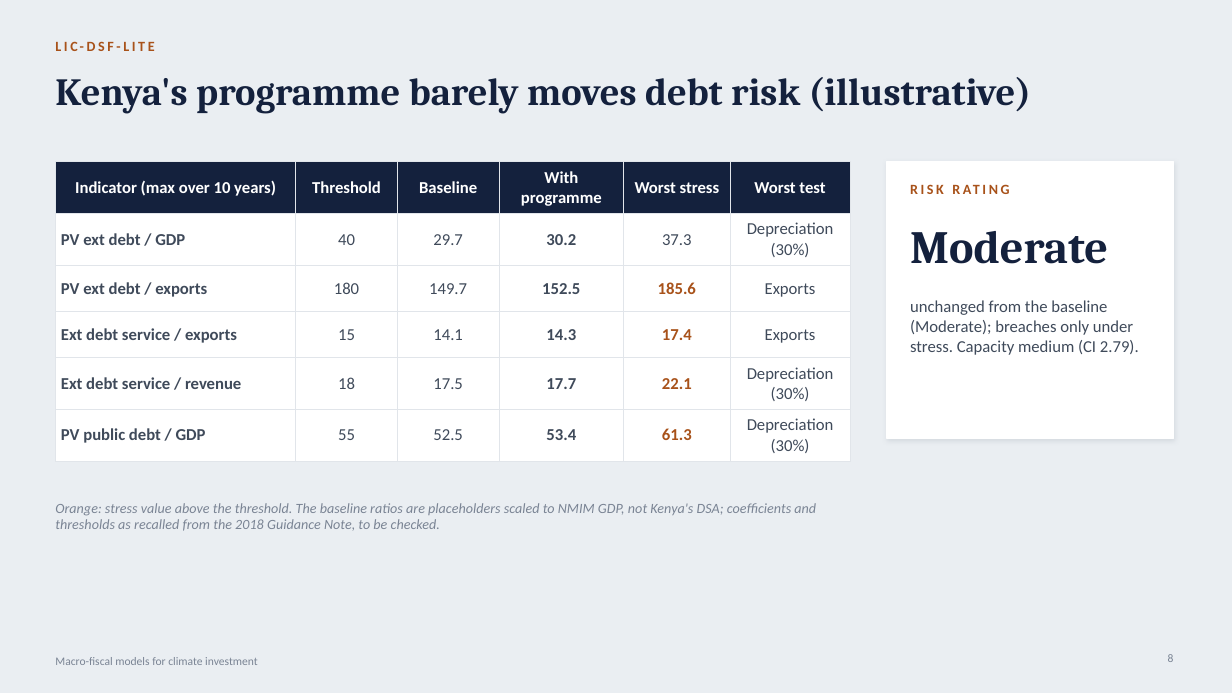
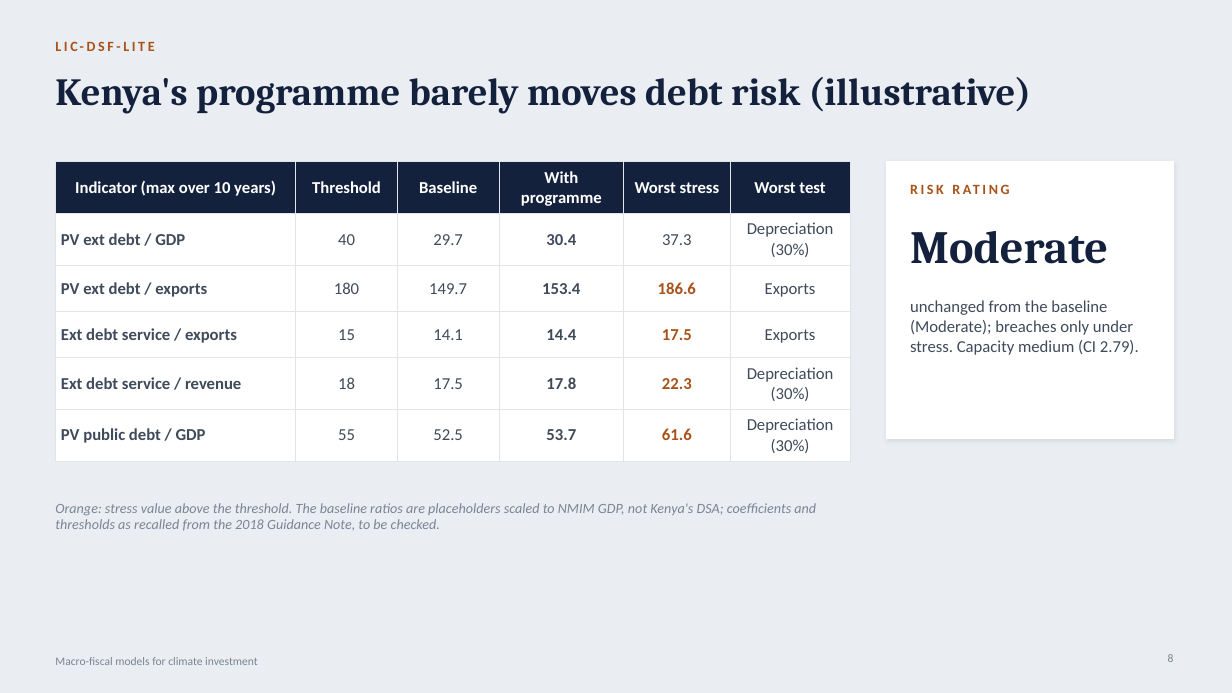
Before and after one commit to cpmodel/new-ai-tools, a slide deck: slide 8 of MacroFiscalModels/Docs/MacroFiscalModels_Pitch_v0_1.pptx. Drawn at 1232x693 pixels with LibreOffice and Linux fonts; fonts in the diff are those of the drawing. Boxes give left, top, right and bottom in pixels: in the first picture for what was removed or moved away, otherwise in the second. Text is boxed around its words. In the diff, an @@ line names an element or a change of style, - is before the commit and + after.

```diff
--- a/MacroFiscalModels/Docs/MacroFiscalModels_Pitch_v0_1.pptx
+++ b/MacroFiscalModels/Docs/MacroFiscalModels_Pitch_v0_1.pptx
@@ table at (55, 162, 850, 457) @@
-row 2, column 4: 30.2
+row 2, column 4: 30.4
-row 3, column 4: 152.5
+row 3, column 4: 153.4
-row 3, column 5: 185.6
+row 3, column 5: 186.6
-row 4, column 4: 14.3
+row 4, column 4: 14.4
-row 4, column 5: 17.4
+row 4, column 5: 17.5
-row 5, column 4: 17.7
+row 5, column 4: 17.8
-row 5, column 5: 22.1
+row 5, column 5: 22.3
-row 6, column 4: 53.4
+row 6, column 4: 53.7
-row 6, column 5: 61.3
+row 6, column 5: 61.6
```
Also in this commit, not shown: 1 other slide changed, 37 other files.
